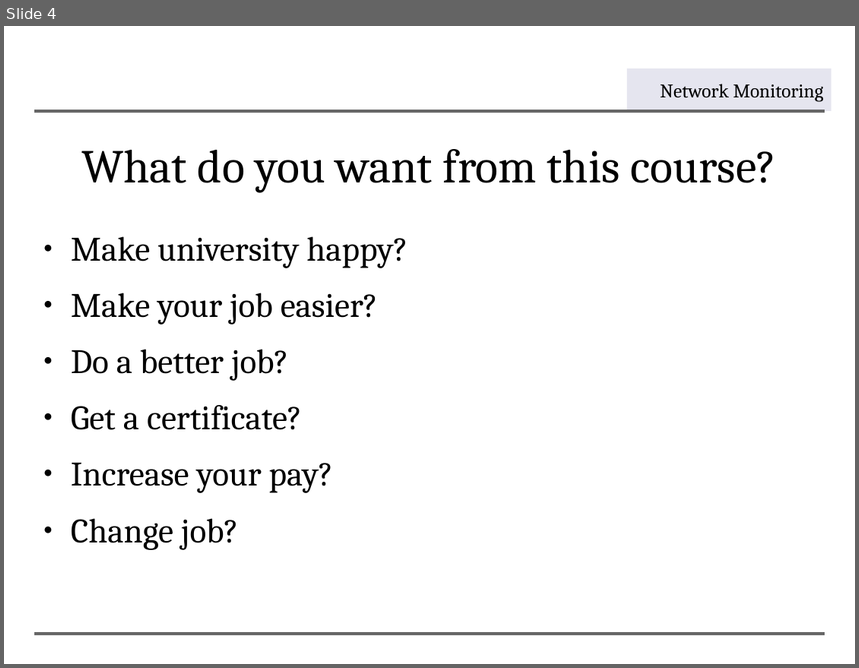
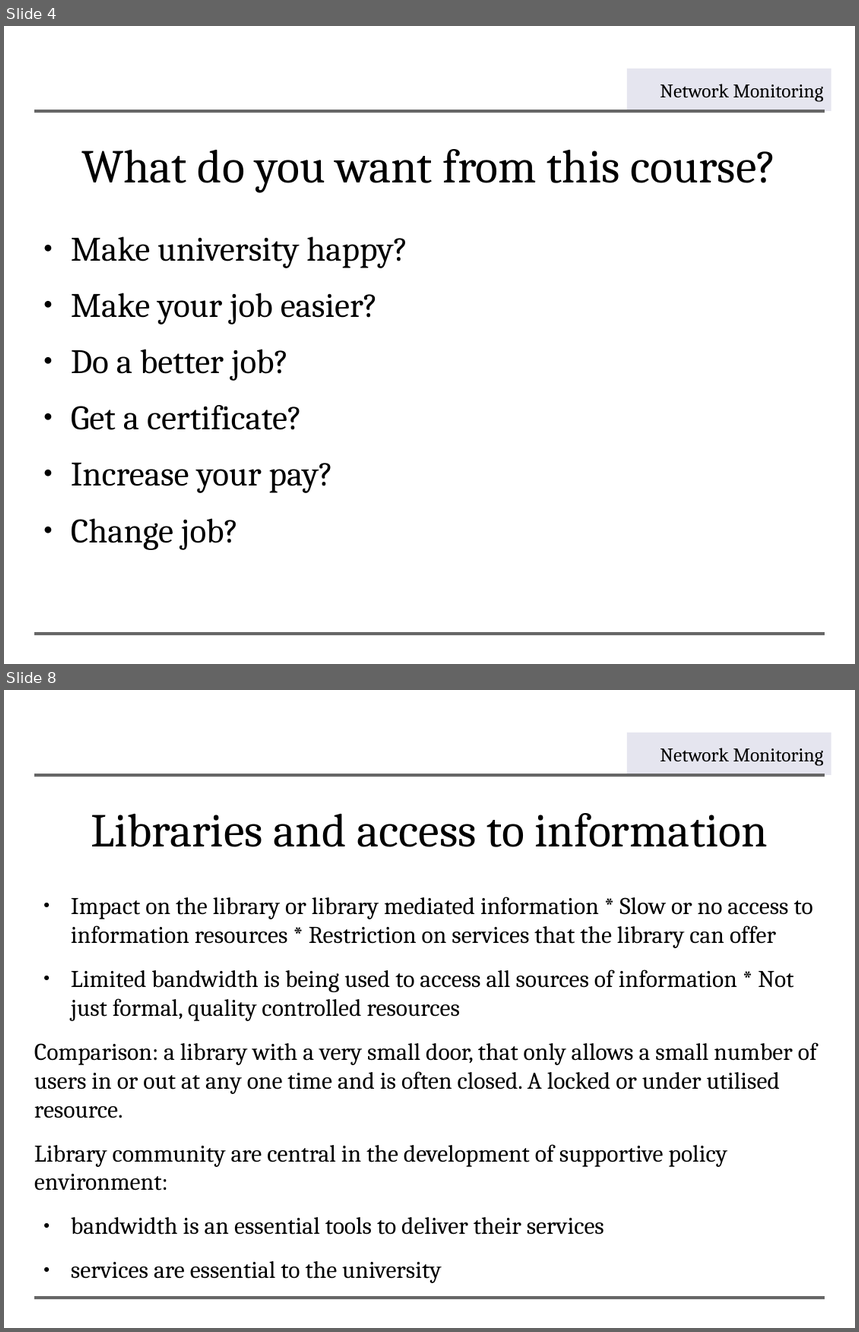
Before and after one commit to aptivate/inaspmaterials, a slide deck: generated/Network_Management/Unit_2_Why_Network_Management/Unit_2_Presentation.rst.odp. Shown one above the other, each under a label of ours: slide 4 before the commit, slides 4 and 8 after it; the slides between them are not shown. The pictures are 859x668 and 859x1332 pixels, drawn with LibreOffice and Linux fonts; fonts in the diff are those of the drawing; background and template pictures are left out. Boxes give left, top, right and bottom in pixels: in the first picture for what was removed or moved away, otherwise in the second. Text is boxed around its words. In the diff, an @@ line names an element or a change of style, - is before the commit and + after.

```diff
--- a/generated/Network_Management/Unit_2_Why_Network_Management/Unit_2_Presentation.rst.odp
+++ b/generated/Network_Management/Unit_2_Why_Network_Management/Unit_2_Presentation.rst.odp
@@ slide 8 added at (4, 690, 855, 1328), background #FFFFFF; not listed: 3 template elements that a slide beside it also shows @@
@@ title added at (91, 813, 767, 847), 44 pt, text #000000 @@
+Libraries and access to information
@@ text added at (34, 897, 817, 1235), 22.4 pt, text #000000 @@
+● Impact on the library or library mediated information * Slow or no access to information resources * Restriction on services that the library can offer
+● Limited bandwidth is being used to access all sources of information * Not just formal, quality controlled resources
+Comparison: a library with a very small door, that only allows a small number of users in or out at any one time and is often closed. A locked or under utilised resource.
+Library community are central in the development of supportive policy environment:
+● bandwidth is an essential tools to deliver their services
+● services are essential to the university
```
Also in this commit, not shown: 1 slide changed, 3 other slides added, 12 other files.
